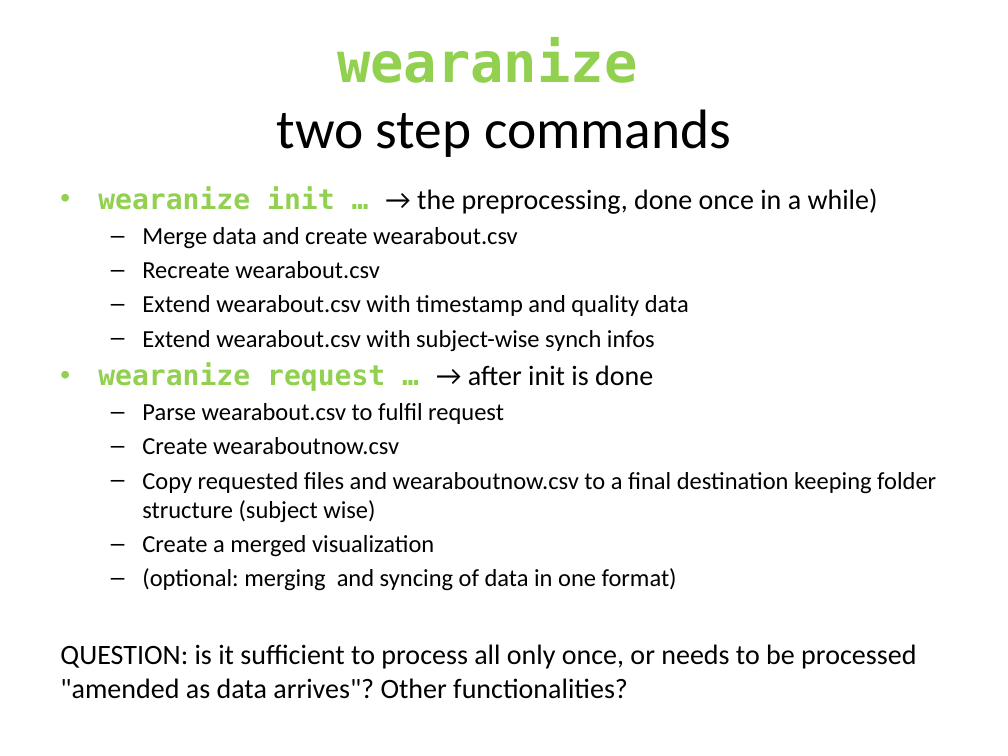
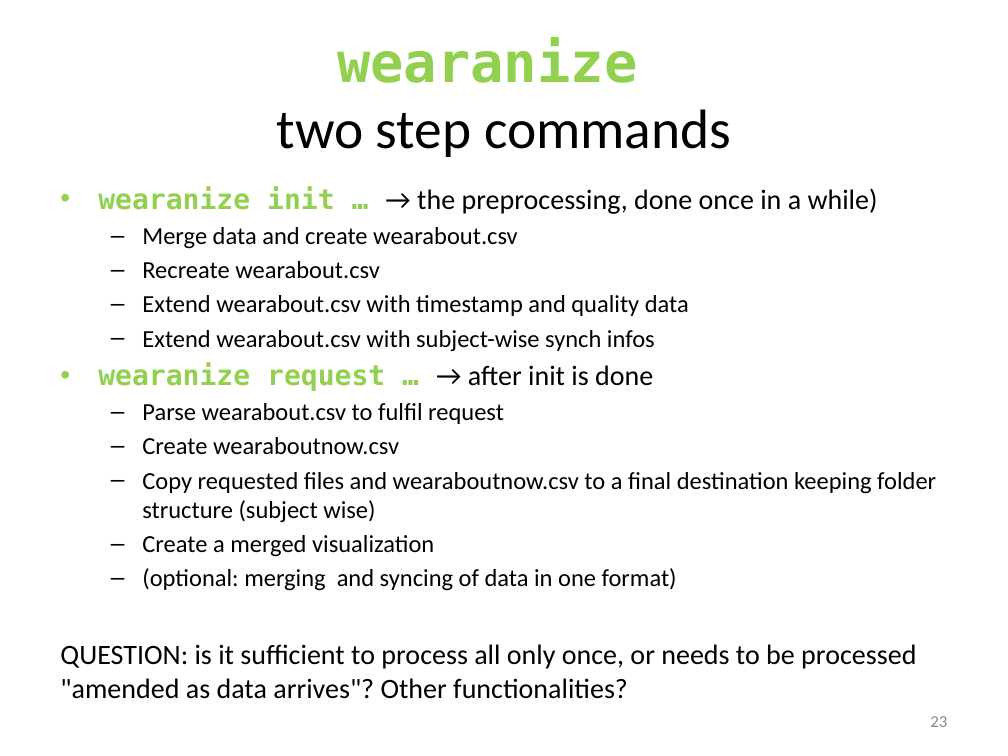
Before and after one commit to raytut/wearanize, a slide deck: slide 23 of snippets/HBS_wearanize.pptx. Drawn at 1008x756 pixels with LibreOffice and Linux fonts; fonts in the diff are those of the drawing. Boxes give left, top, right and bottom in pixels: in the first picture for what was removed or moved away, otherwise in the second. Text is boxed around its words. In the diff, an @@ line names an element or a change of style, - is before the commit and + after.

```diff
--- a/snippets/HBS_wearanize.pptx
+++ b/snippets/HBS_wearanize.pptx
@@ page number added at [930,716,947,727], 12 pt, text #8C8C8C @@
+23
```
Also in this commit, not shown: 22 other slides changed.
